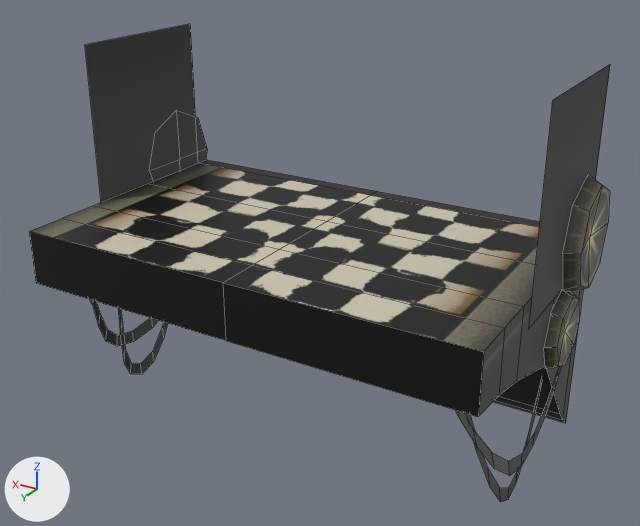
The FBX model Procedural Map Generation/Assets/AmbientAssets/Door&Corredor/HallwayEntry.fbx, before and after one commit.
One viewpoint serves both versions: a 50 mm camera at (-1.7, 3.33, 1.27) aimed at (-0.03, 0.54, -0.12). Lighting does not change. The marker at lower left points along +X, +Y and +Z. The picture after the commit comes second. Mesh edges are drawn as thin lines. Where no turn or scale is listed for an object, it has been applied to the vertices.

Names of what the first picture shows: 'HallWayEntry'.
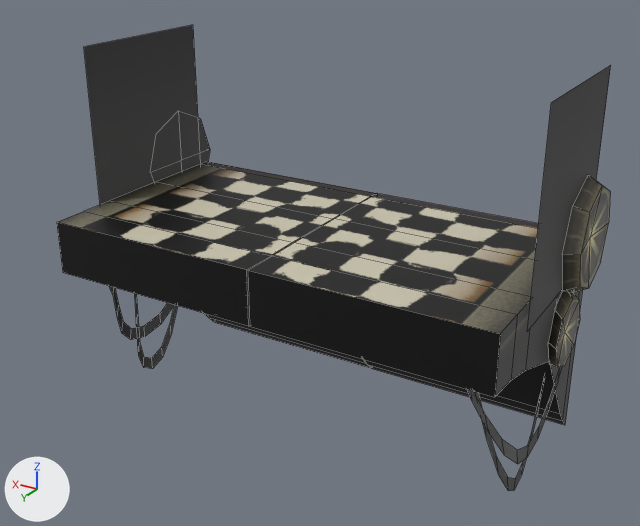
The change, as JSON lines over the scene's bpy script:
```json
{"block": "me_hallwayentry_001", "where": "# used by ob_hallwayentry; location = (0.0, 0.0, 0.0)"}
{"op": "remove", "block": "me_hallwayentry_001", "code": "me_hallwayentry_001.from_pydata(...)  # 204 vertices, 144 faces; spans x -1.0..1.0, y -0.01..1.14, z -0.87..0.68"}
{"op": "add", "block": "me_hallwayentry_001", "code": "me_hallwayentry_001.from_pydata(...)  # 218 vertices, 144 faces; spans x -1.0..1.0, y -0.03..0.99, z -0.87..0.67"}
{"block": "me_hallwayentry_001", "change": "me_hallwayentry_001 part 1: the loose piece of 18 vertices spanning x 0.95..1.0, y -0.01..0.42, z -0.16..0.31 is moved by (0.0, -0.01, -0.01)"}
{"block": "me_hallwayentry_001", "change": "me_hallwayentry_001 part 2: the loose piece of 20 vertices spanning x 0.79..0.94, y 0.15..1.04, z -0.71..-0.16 is scaled about the mesh origin by (0.996, 0.87, 1)"}
{"block": "me_hallwayentry_001", "change": "me_hallwayentry_001 part 3: the loose piece of 20 vertices spanning x 0.77..0.9, y 0.32..0.9, z -0.87..-0.16 is scaled about the mesh origin by (0.996, 0.87, 1)"}
{"block": "me_hallwayentry_001", "change": "me_hallwayentry_001 part 4: the loose piece of 18 vertices spanning x -1.0..-0.95, y -0.01..0.42, z -0.16..0.31 is moved by (0.0, -0.01, -0.01)"}
{"block": "me_hallwayentry_001", "change": "me_hallwayentry_001 part 5: the loose piece of 20 vertices spanning x -0.94..-0.79, y 0.15..1.04, z -0.71..-0.16 is scaled about the mesh origin by (0.996, 0.87, 1)"}
{"block": "me_hallwayentry_001", "change": "me_hallwayentry_001 part 6: the loose piece of 20 vertices spanning x -0.9..-0.77, y 0.32..0.9, z -0.87..-0.16 is scaled about the mesh origin by (0.996, 0.87, 1)"}
{"block": "me_hallwayentry_001", "change": "me_hallwayentry_001 part 7: the loose piece of 44 vertices spanning x -0.94..0.94, y 0.0..1.14, z -0.87..0.02 is rebuilt with 29 vertices and now spans x -0.94..0.0, y 0.01..0.99, z -0.87..0.01"}
{"block": "me_hallwayentry_001", "change": "me_hallwayentry_001 part 8: the loose piece of 4 vertices spanning x -0.95, y 0.06..0.73, z -0.08..0.68 is rebuilt with 4 vertices and now spans x -0.95, y 0.05..0.74, z -0.09..0.67"}
{"block": "me_hallwayentry_001", "change": "me_hallwayentry_001 part 9: the loose piece of 4 vertices spanning x 0.95, y 0.06..0.73, z -0.08..0.68 is rebuilt with 4 vertices and now spans x 0.95, y 0.05..0.74, z -0.09..0.67"}
{"block": "me_hallwayentry_001", "change": "me_hallwayentry_001 part 10: a new loose piece of 29 vertices spanning x 0.0..0.94, y 0.01..0.99, z -0.87..0.01, in mat_material_001 (picture img_doorandhallway_png)"}
{"block": "me_hallwayentry_001", "change": "me_hallwayentry_001 part 11"}
{"block": "me_hallwayentry_001", "change": "34 vertices are removed from x -0.98..0.98, y 0.17..0.51, z -0.43..-0.1"}
{"block": "me_hallwayentry_001", "change": "32 faces are deleted"}
{"block": "me_hallwayentry_001", "change": "2 vertices move within x -0.98..0.98, y 0.33, z -0.41"}
{"block": "me_hallwayentry_001", "change": "34 vertices are added at x -0.98..0.98, y 0.15..0.48, z -0.44..-0.1"}
{"block": "me_hallwayentry_001", "change": "32 new faces join them"}
```

Where the change shows, as pixel boxes (x1, y1, x2, y2) in the pictures (640 x 526 px; the box of a moved part takes in the faces that stretch with it):
```json
{"object": "HallWayEntry", "change": "reshaped", "before": [29, 24, 610, 502], "after": [57, 25, 611, 491]}
{"part": 1, "of": "me_hallwayentry_001", "change": "moved or reshaped", "before": [196, 117, 207, 163], "after": [198, 118, 210, 164]}
{"part": 2, "of": "me_hallwayentry_001", "change": "moved or reshaped", "before": [89, 299, 158, 346], "after": [109, 286, 174, 340]}
{"part": 3, "of": "me_hallwayentry_001", "change": "moved or reshaped", "before": [118, 308, 168, 374], "after": [135, 294, 178, 369]}
{"part": 4, "of": "me_hallwayentry_001", "change": "moved or reshaped", "before": [563, 174, 610, 292], "after": [562, 175, 610, 293]}
{"part": 5, "of": "me_hallwayentry_001", "change": "moved or reshaped", "before": [455, 366, 562, 476], "after": [467, 367, 562, 464]}
{"part": 6, "of": "me_hallwayentry_001", "change": "moved or reshaped", "before": [466, 378, 542, 502], "after": [475, 377, 545, 491]}
{"part": 7, "of": "me_hallwayentry_001", "change": "rebuilt", "before": [29, 160, 583, 423], "after": [248, 193, 582, 425], "on screen": "40% narrower, 12% shorter"}
{"part": 8, "of": "me_hallwayentry_001", "change": "rebuilt", "before": [529, 64, 610, 328], "after": [527, 65, 611, 332]}
{"part": 9, "of": "me_hallwayentry_001", "change": "rebuilt", "before": [85, 24, 198, 202], "after": [84, 25, 201, 204]}
{"part": 10, "of": "me_hallwayentry_001", "change": "added", "after": [57, 162, 376, 369]}
{"part": 11, "of": "me_hallwayentry_001", "change": "moved or reshaped", "before": [544, 290, 580, 369], "after": [548, 291, 580, 367]}
```
